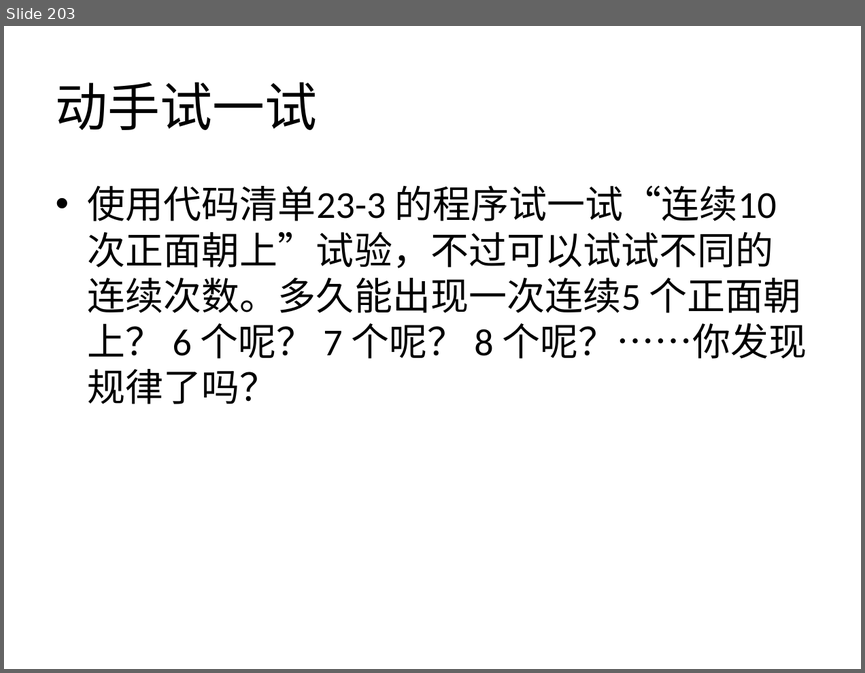
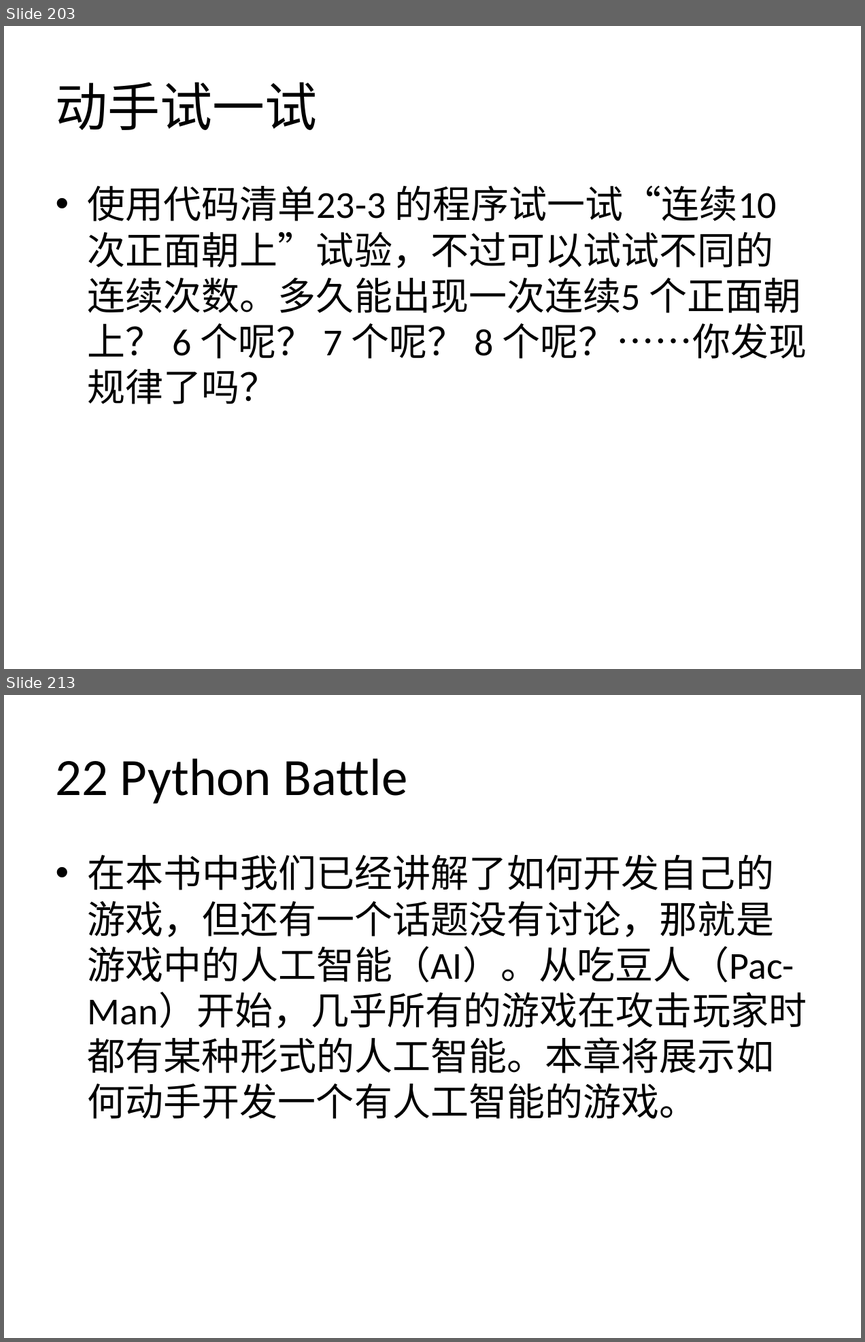
Before and after one commit to zhinan18/Python3, a slide deck: readme/Python3.pptx. Shown one above the other, each under a label of ours: slide 203 before the commit, slides 203 and 213 after it; the slides between them are not shown. The pictures are 865x673 and 865x1342 pixels, drawn with LibreOffice and Linux fonts; fonts in the diff are those of the drawing. Boxes give left, top, right and bottom in pixels: in the first picture for what was removed or moved away, otherwise in the second. Text is boxed around its words. In the diff, an @@ line names an element or a change of style, - is before the commit and + after.

```diff
--- a/readme/Python3.pptx
+++ b/readme/Python3.pptx
@@ slide 213 added at box(4, 695, 861, 1338), background #FFFFFF @@
@@ title added at box(56, 758, 408, 804), 44 pt, text #000000 @@
+22 Python Battle
@@ text added at box(88, 855, 806, 1119), 32 pt, text #000000 @@
+• 在本书中我们已经讲解了如何开发自己的游戏，但还有一个话题没有讨论，那就是游戏中的人工智能（AI）。从吃豆人（Pac-Man）开始，几乎所有的游戏在攻击玩家时都有某种形式的人工智能。本章将展示如何动手开发一个有人工智能的游戏。
```
Also in this commit, not shown: 16 other slides added, 2 other files.
